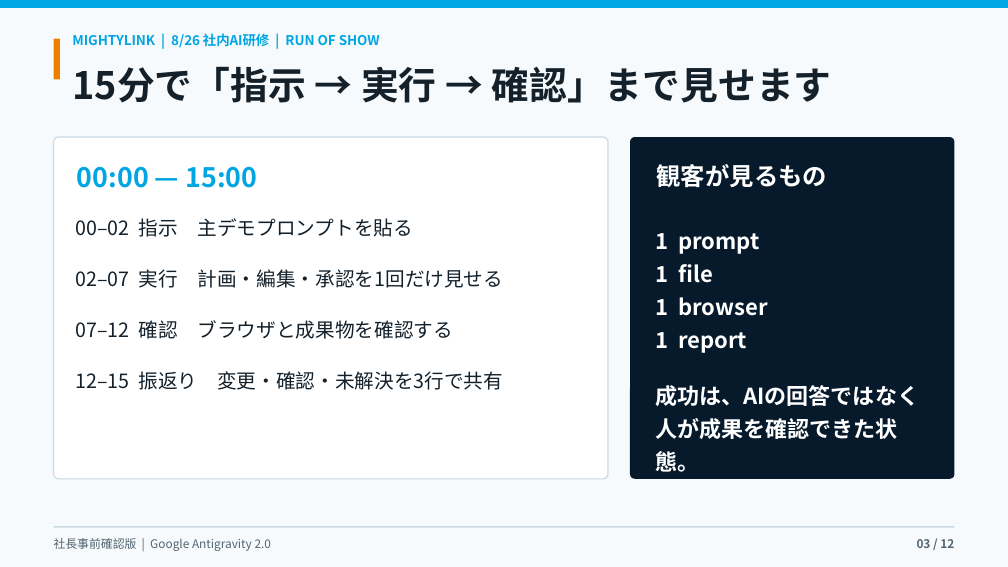
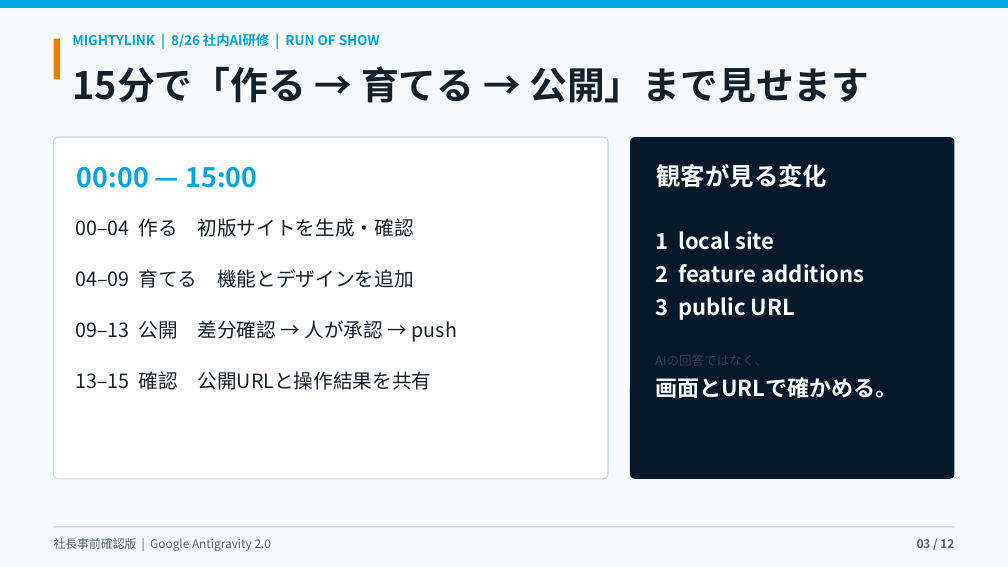
Before and after one commit to kanta13jp1/mighty-link-ai-connect, a slide deck: slide 3 of exports/knowledge_flow/mighty_skill_bridge_antigravity_user_guide_2026.pptx. Drawn at 1008x567 pixels with LibreOffice and Linux fonts; fonts in the diff are those of the drawing. Boxes give left, top, right and bottom in pixels: in the first picture for what was removed or moved away, otherwise in the second. Text is boxed around its words. In the diff, an @@ line names an element or a change of style, - is before the commit and + after.

```diff
--- a/exports/knowledge_flow/mighty_skill_bridge_antigravity_user_guide_2026.pptx
+++ b/exports/knowledge_flow/mighty_skill_bridge_antigravity_user_guide_2026.pptx
@@ text at bbox=[72, 66, 869, 103]: text changed @@
-15分で「指示 → 実行 → 確認」まで見せます
+15分で「作る → 育てる → 公開」まで見せます
@@ text in rounded rectangle at bbox=[657, 164, 828, 188]: text changed @@
-観客が見るもの
+観客が見る変化
@@ text at bbox=[76, 218, 457, 390]: text changed @@
-00–02 指示 主デモプロンプトを貼る
-02–07 実行 計画・編集・承認を1回だけ見せる
-07–12 確認 ブラウザと成果物を確認する
-12–15 振返り 変更・確認・未解決を3行で共有
+00–04 作る 初版サイトを生成・確認
+04–09 育てる 機能とデザインを追加
+09–13 公開 差分確認 → 人が承認 → push
+13–15 確認 公開URLと操作結果を共有
@@ text at bbox=[655, 231, 898, 398]: text changed @@
-1 prompt
-1 file
-1 browser
-1 report
-成功は、AIの回答ではなく
-人が成果を確認できた状態。
+1 local site
+2 feature additions
+3 public URL
+AIの回答ではなく、
+画面とURLで確かめる。
```
Also in this commit, not shown: 11 other slides changed, 25 other files.
